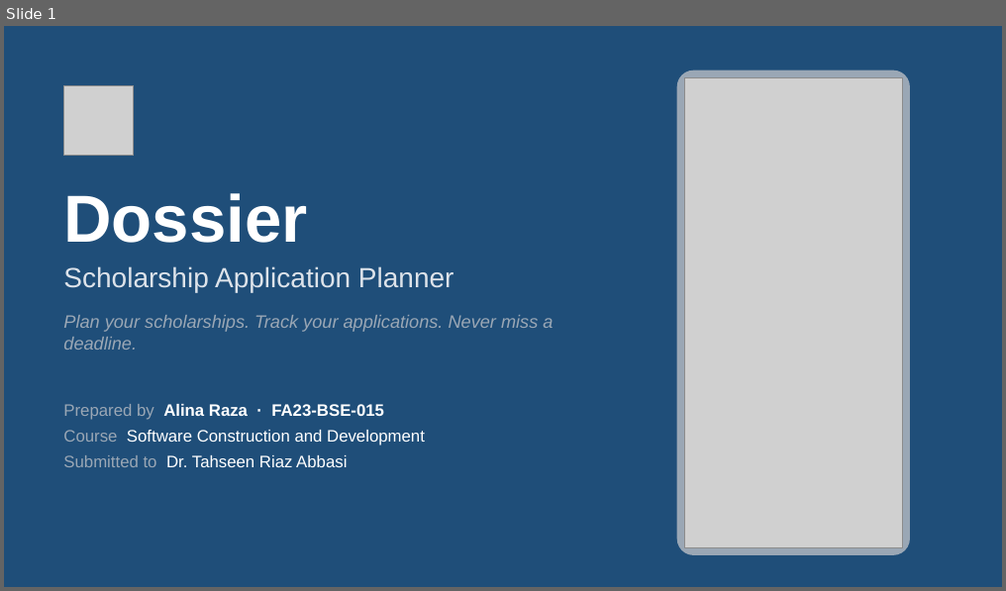
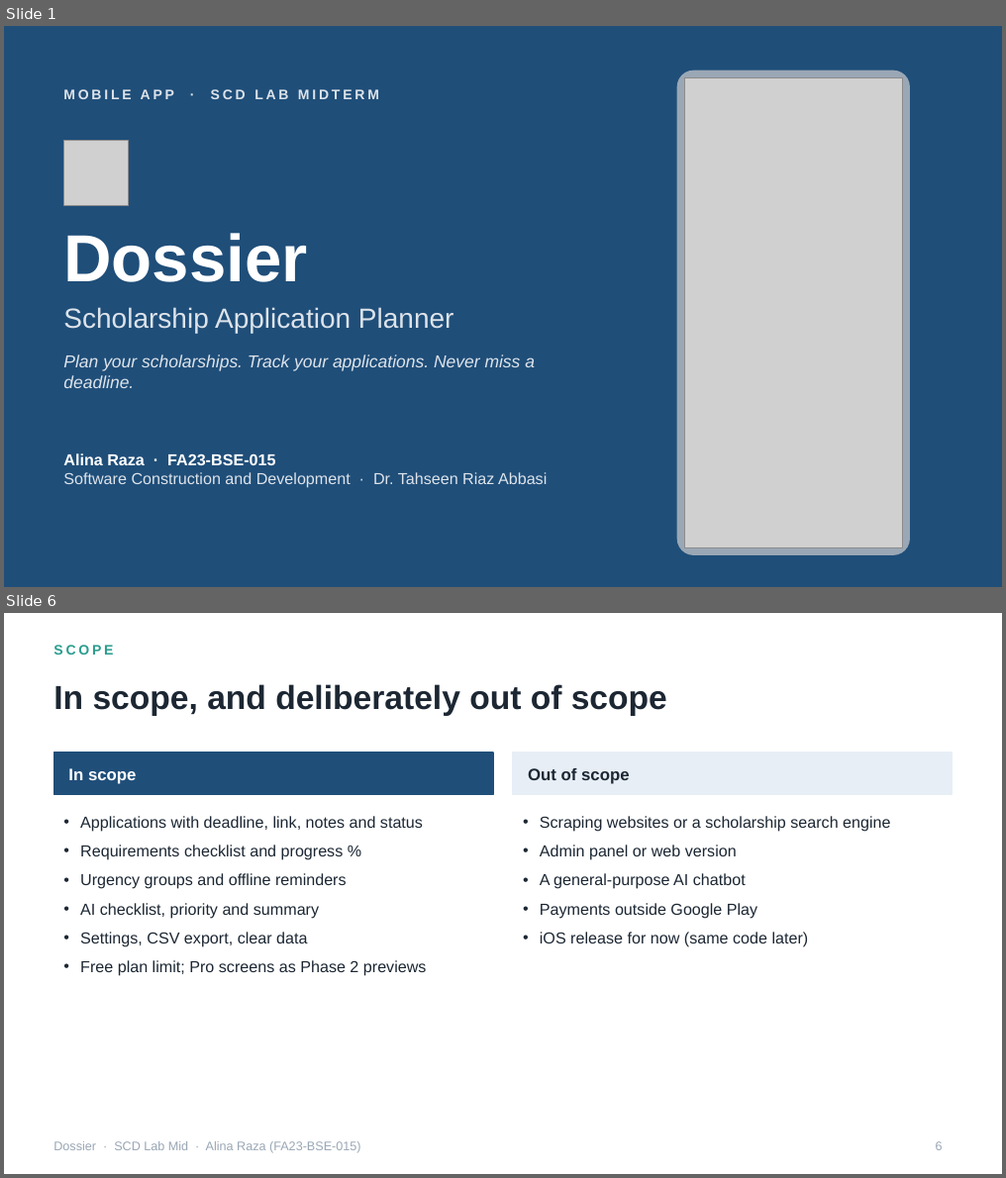
Before and after one commit to alinaraza2017/dossier, a slide deck: presentation_prep/02_Dossier_SCD_Lab_Mid.pptx. Shown one above the other, each under a label of ours: slide 1 before the commit, slides 1 and 6 after it; the slides between them are not shown. The pictures are 1006x591 and 1006x1178 pixels, drawn with LibreOffice and Linux fonts; fonts in the diff are those of the drawing; grey boxes stand for pictures. Boxes give left, top, right and bottom in pixels: in the first picture for what was removed or moved away, otherwise in the second. Text is boxed around its words. In the diff, an @@ line names an element or a change of style, - is before the commit and + after.

```diff
--- a/presentation_prep/02_Dossier_SCD_Lab_Mid.pptx
+++ b/presentation_prep/02_Dossier_SCD_Lab_Mid.pptx
@@ slide 6 added at (4, 613, 1002, 1174), background #FFFFFF @@
@@ text added at (54, 645, 113, 655), 10 pt, text #2A9D8F, bold @@
+SCOPE
@@ title added at (54, 684, 667, 716), 24 pt, text #1C2733, bold @@
+In scope, and deliberately out of scope
@@ rectangle added at (54, 753, 493, 794), fill #1F4E79, outline #1F4E79 1 pt @@
@@ rectangle added at (513, 753, 952, 794), fill #E7EEF6, outline #E7EEF6 1 pt @@
@@ text added at (68, 768, 136, 784), 12 pt, text #FFFFFF, bold @@
+In scope
@@ text added at (528, 768, 629, 784), 12 pt, text #1C2733, bold @@
+Out of scope
@@ text added at (80, 816, 427, 976), 11.5 pt, text #1C2733 @@
+• Applications with deadline, link, notes and status
+• Requirements checklist and progress %
+• Urgency groups and offline reminders
+• AI checklist, priority and summary
+• Settings, CSV export, clear data
+• Free plan limit; Pro screens as Phase 2 previews
@@ text added at (540, 816, 890, 948), 11.5 pt, text #1C2733 @@
+• Scraping websites or a scholarship search engine
+• Admin panel or web version
+• A general-purpose AI chatbot
+• Payments outside Google Play
+• iOS release for now (same code later)
@@ text added at (54, 1142, 360, 1154), 9 pt, text #9AA7B5 @@
+Dossier · SCD Lab Mid · Alina Raza (FA23-BSE-015)
@@ page number added at (936, 1142, 943, 1151), 9 pt, text #9AA7B5 @@
+6
@@ slide 1 changed as well @@
@@ text added at (63, 89, 379, 99), 10 pt, text #DDE3EA, bold @@
+MOBILE APP · SCD LAB MIDTERM
@@ picture: place and size @@
-picture at (63, 85, 134, 156)
+picture at (63, 141, 129, 205)
@@ 3 texts: place and size @@
-3 texts at (63, 193, 552, 350)
+3 texts at (63, 233, 535, 388)
@@ text "Plan your scholarships. Track your ..." at (63, 355, 535, 388): size 13 to 12.5 pt, text colour #9AA7B5 to #DDE3EA @@
@@ text at (63, 454, 547, 488): text changed; size 12 to 11.5 pt; text colour #FFFFFF to #DDE3EA @@
-Prepared by Alina Raza · FA23-BSE-015
-Course Software Construction and Development
-Submitted to Dr. Tahseen Riaz Abbasi
+Alina Raza · FA23-BSE-015
+Software Construction and Development · Dr. Tahseen Riaz Abbasi
```
Also in this commit, not shown: 3 other slides changed, 11 other slides added, 29 slides removed, 5 other files.
